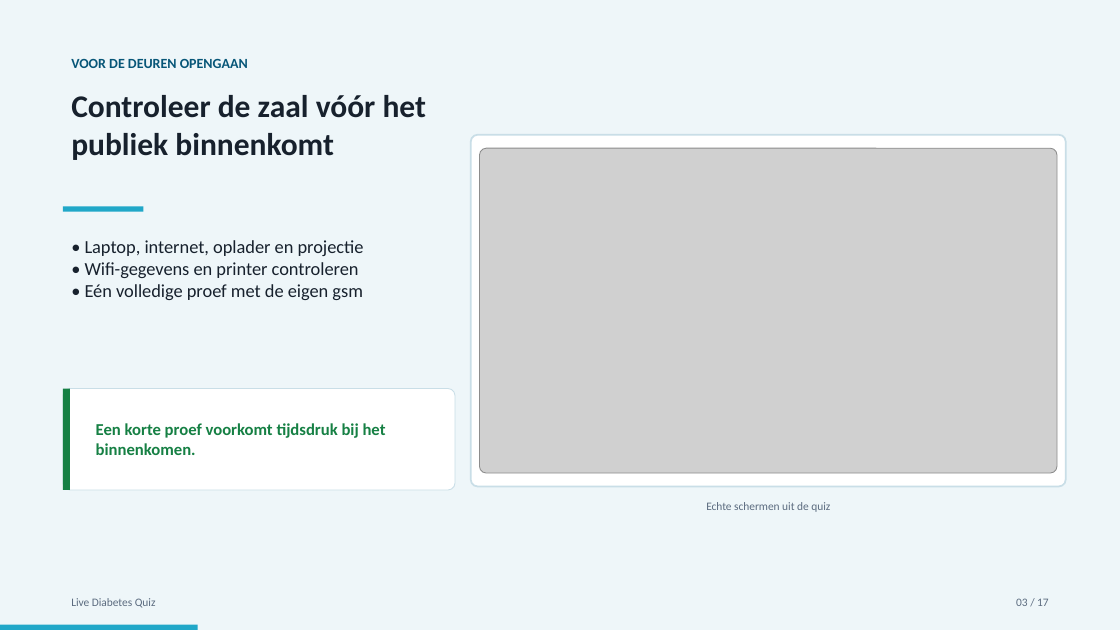
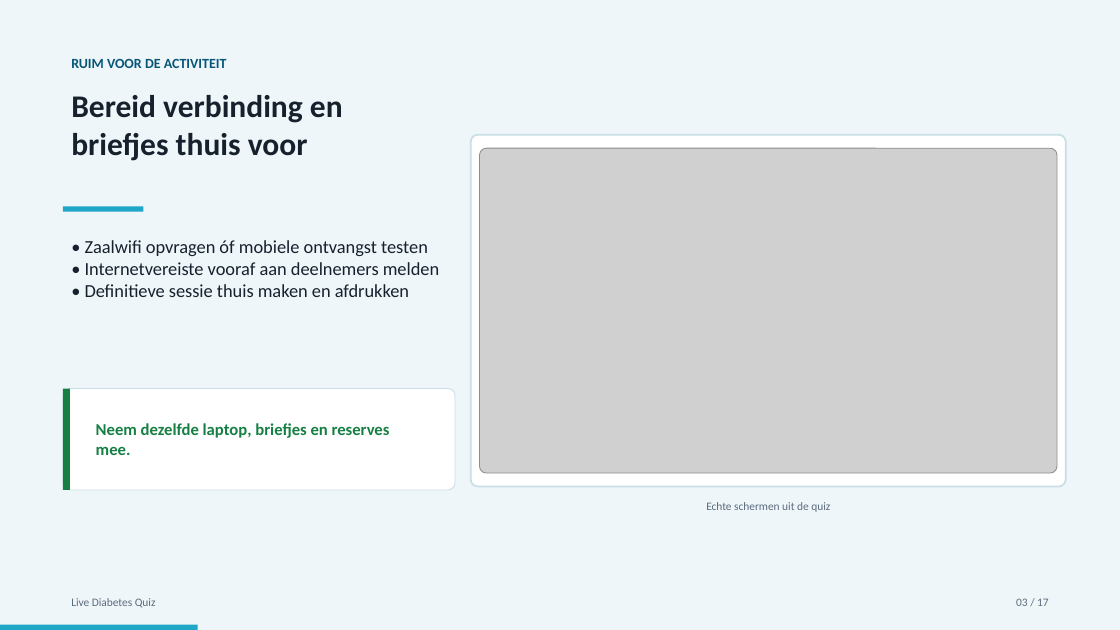
Before and after one commit to Fredje4711/live-diabetes-quiz, a slide deck: slide 3 of video-handleiding/Live-Diabetes-Quiz-storyboard.pptx. Drawn at 1120x630 pixels with LibreOffice and Linux fonts; fonts in the diff are those of the drawing; grey boxes stand for pictures. Boxes give left, top, right and bottom in pixels: in the first picture for what was removed or moved away, otherwise in the second. Text is boxed around its words. In the diff, an @@ line names an element or a change of style, - is before the commit and + after.

Commit message:
Verduidelijk vooraf afdrukken en verbinding maken

```diff
--- a/video-handleiding/Live-Diabetes-Quiz-storyboard.pptx
+++ b/video-handleiding/Live-Diabetes-Quiz-storyboard.pptx
@@ text at [71,59,227,68]: text changed @@
-VOOR DE DEUREN OPENGAAN
+RUIM VOOR DE ACTIVITEIT
@@ text at [71,95,343,161]: text changed @@
-Controleer de zaal vóór het publiek binnenkomt
+Bereid verbinding en briefjes thuis voor
@@ text at [85,240,439,297]: text changed @@
-• Laptop, internet, oplader en projectie
-• Wifi-gegevens en printer controleren
-• Eén volledige proef met de eigen gsm
+• Zaalwifi opvragen óf mobiele ontvangst testen
+• Internetvereiste vooraf aan deelnemers melden
+• Definitieve sessie thuis maken en afdrukken
@@ text at [96,423,390,455]: text changed @@
-Een korte proef voorkomt tijdsdruk bij het binnenkomen.
+Neem dezelfde laptop, briefjes en reserves mee.
```
Also in this commit, not shown: 7 other slides changed, 6 other files.
